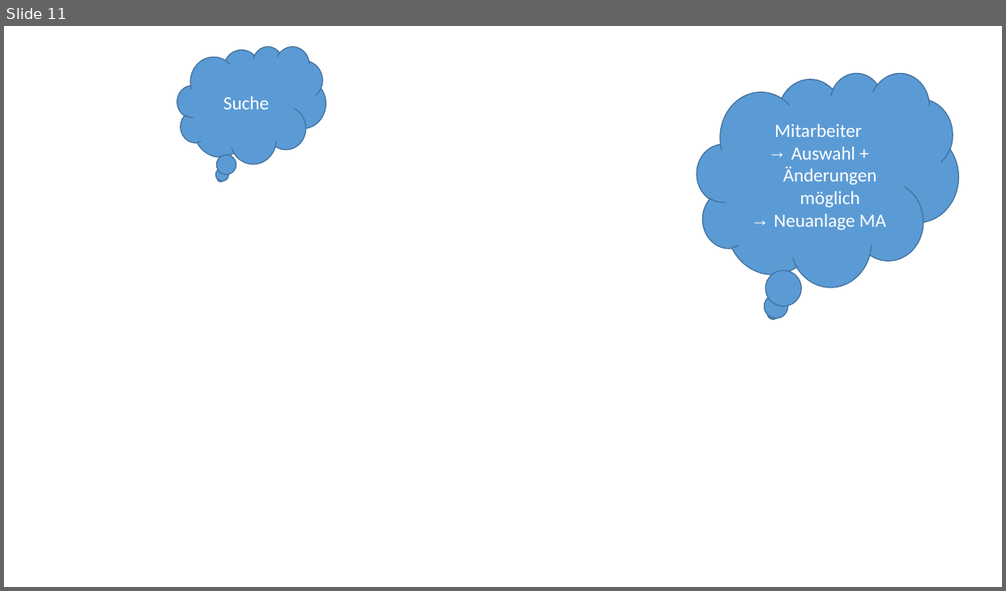
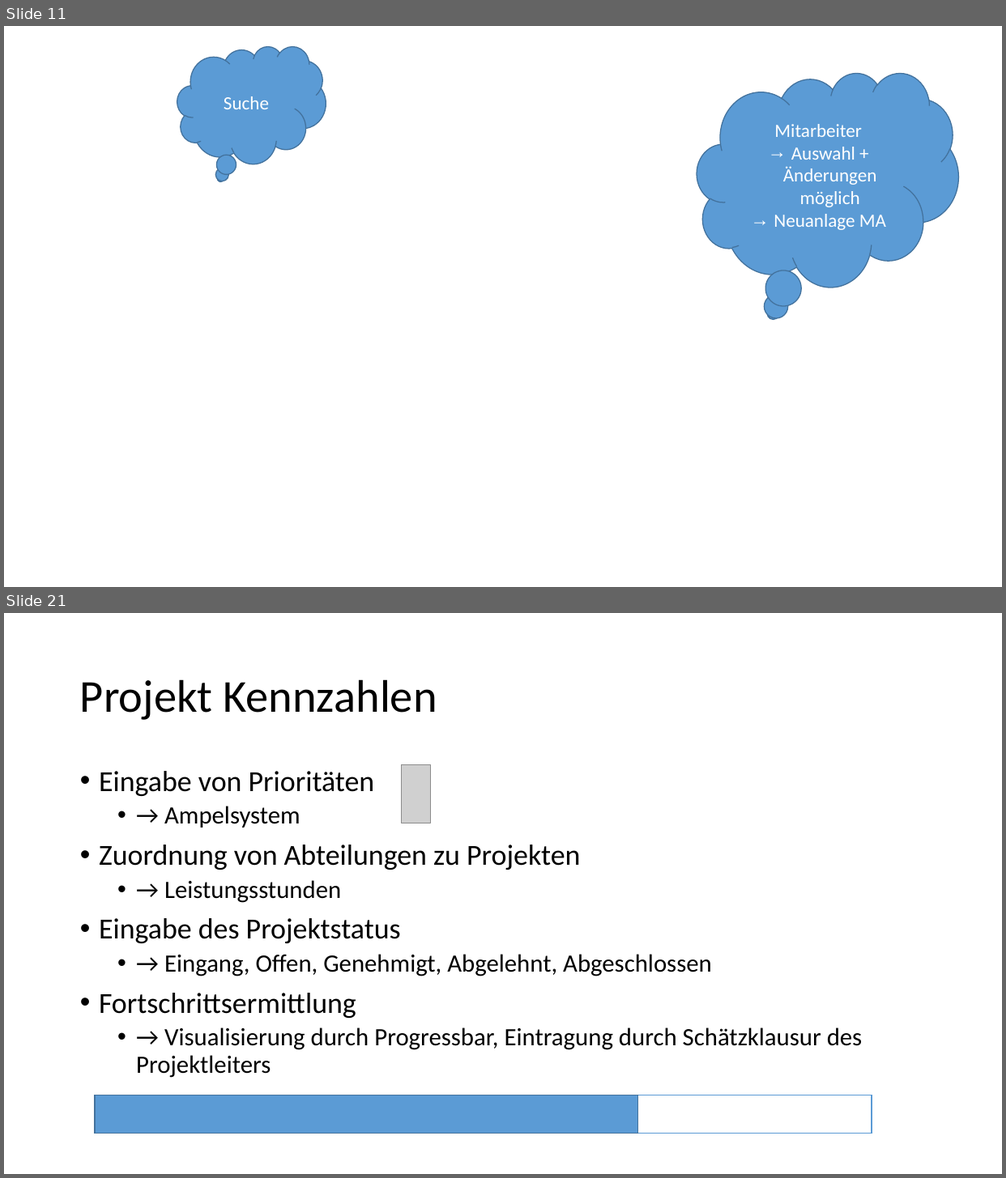
Before and after one commit to Masterarth/PM, a slide deck: documents/projectmanagement/Praesentationen/Vorstellung_9ter.pptx. Shown one above the other, each under a label of ours: slide 11 before the commit, slides 11 and 21 after it; the slides between them are not shown. The pictures are 1006x591 and 1006x1178 pixels, drawn with LibreOffice and Linux fonts; fonts in the diff are those of the drawing; grey boxes stand for pictures; background and template pictures are left out. Boxes give left, top, right and bottom in pixels: in the first picture for what was removed or moved away, otherwise in the second. Text is boxed around its words. In the diff, an @@ line names an element or a change of style, - is before the commit and + after.

```diff
--- a/documents/projectmanagement/Praesentationen/Vorstellung_9ter.pptx
+++ b/documents/projectmanagement/Praesentationen/Vorstellung_9ter.pptx
@@ slide 21 added at [4,613,1002,1174], background #FFFFFF @@
@@ title added at [80,679,437,720], 44 pt, text #000000 @@
+Projekt Kennzahlen
@@ text added at [99,771,863,1078], 24 pt, text #000000 @@
+• Eingabe von Prioritäten
+  • → Ampelsystem
+• Zuordnung von Abteilungen zu Projekten
+  • → Leistungsstunden
+• Eingabe des Projektstatus
+  • → Eingang, Offen, Genehmigt, Abgelehnt, Abgeschlossen
+• Fortschrittsermittlung
+  • → Visualisierung durch Progressbar, Eintragung durch Schätzklausur des Projektleiters
@@ picture added at [402,765,431,823] @@
@@ rectangle added at [95,1095,872,1134], fill #FFFFFF, outline #5B9BD5 1 pt @@
@@ rectangle added at [95,1095,638,1134], fill #5B9BD5, outline #43739E 1 pt @@
```
Also in this commit, not shown: 14 other slides added, 7 other files.
